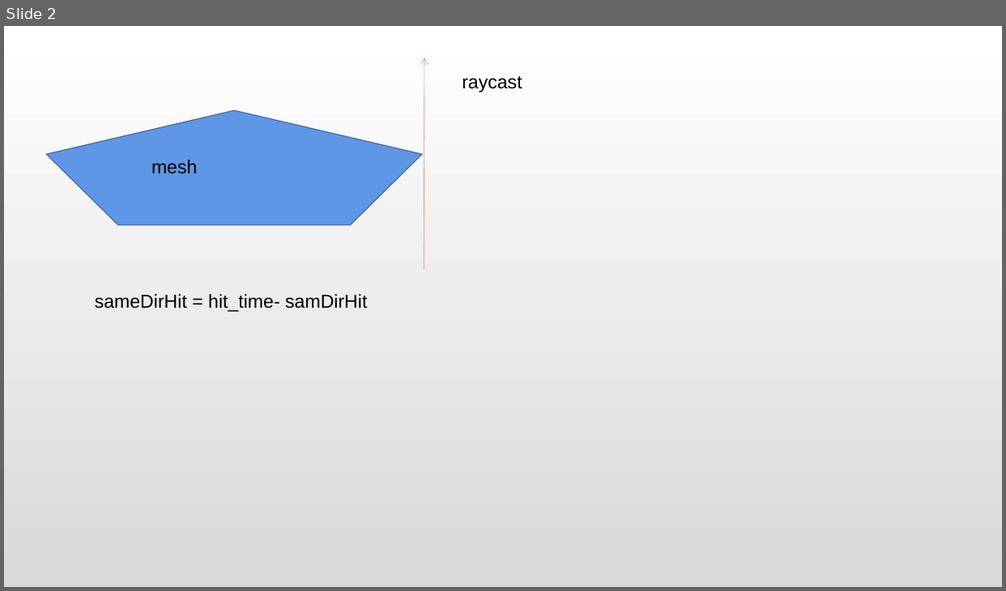
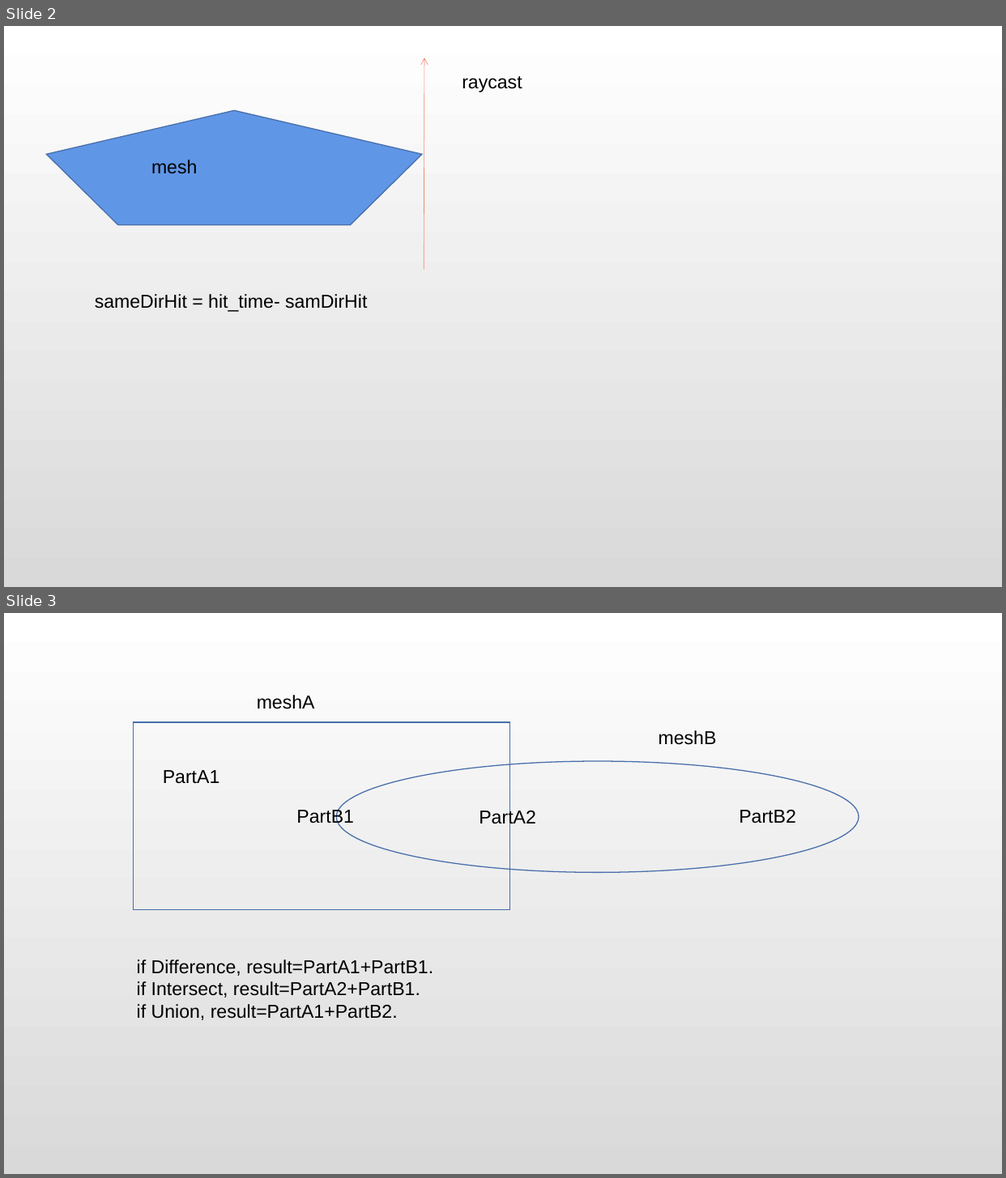
Before and after one commit to hgl-pong/MyDestruction, a slide deck: doc/boolean/pointInMesh.pptx. Shown one above the other, each under a label of ours: slide 2 before the commit, slides 2 and 3 after it. The pictures are 1006x591 and 1006x1178 pixels, drawn with LibreOffice and Linux fonts; fonts in the diff are those of the drawing. Boxes give left, top, right and bottom in pixels: in the first picture for what was removed or moved away, otherwise in the second. Text is boxed around its words. In the diff, an @@ line names an element or a change of style, - is before the commit and + after.

```diff
--- a/doc/boolean/pointInMesh.pptx
+++ b/doc/boolean/pointInMesh.pptx
@@ slide 3 added at bbox=[4, 613, 1002, 1174], background gradient #FFFFFF to #D9D9D9 @@
@@ text added at bbox=[257, 695, 315, 709], 18 pt, text #000000 @@
+meshA
@@ rectangle added at bbox=[134, 722, 510, 910], outline #476FAA 1 pt @@
@@ text added at bbox=[658, 730, 717, 745], 18 pt, text #000000 @@
+meshB
@@ text added at bbox=[163, 770, 220, 784], 18 pt, text #000000 @@
+PartA1
@@ ellipse added at bbox=[336, 761, 859, 873], outline #476FAA 1 pt @@
@@ text added at bbox=[296, 808, 354, 828], 18 pt, text #000000 @@
+PartB1
@@ text added at bbox=[479, 809, 536, 828], 18 pt, text #000000 @@
+PartA2
@@ text added at bbox=[739, 810, 796, 824], 18 pt, text #000000 @@
+PartB2
@@ text added at bbox=[137, 960, 433, 1020], 18 pt, text #000000 @@
+if Difference, result=PartA1+PartB1.
+if Intersect, result=PartA2+PartB1.
+if Union, result=PartA1+PartB2.
```
Also in this commit, not shown: 2 other files.
